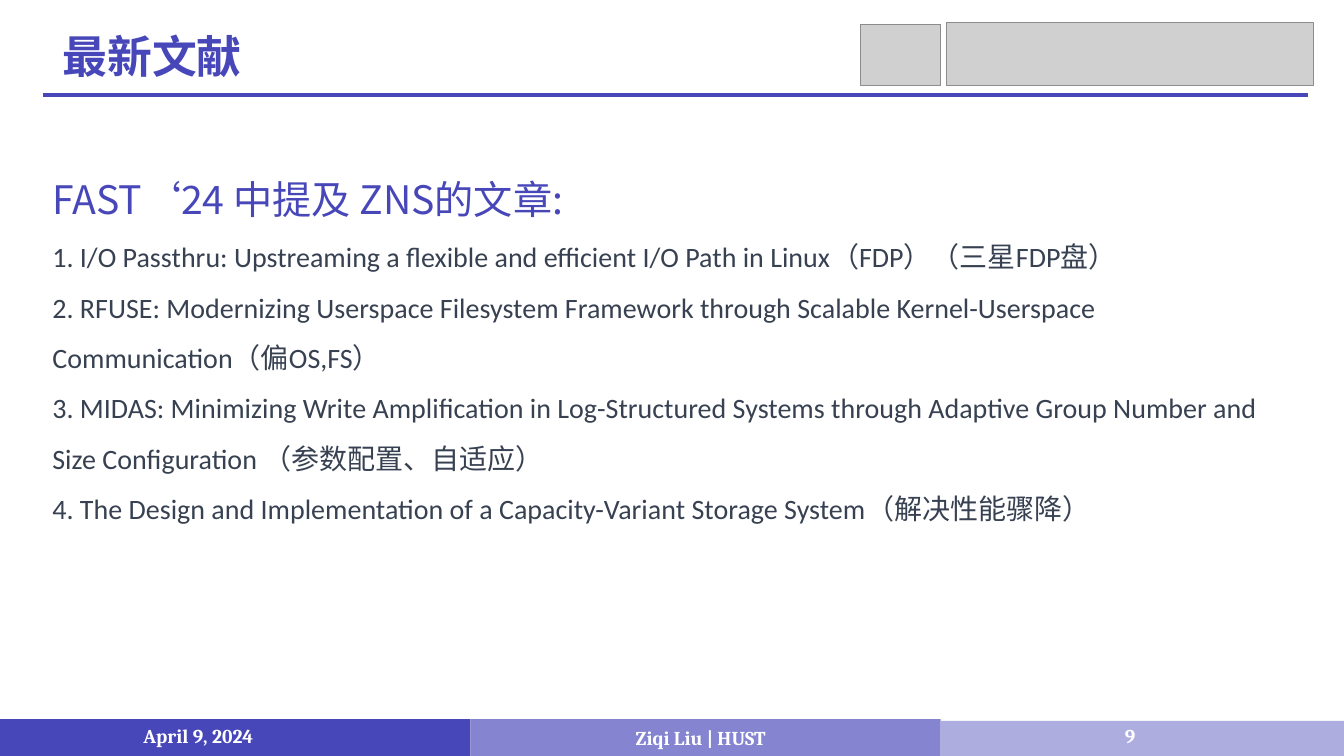
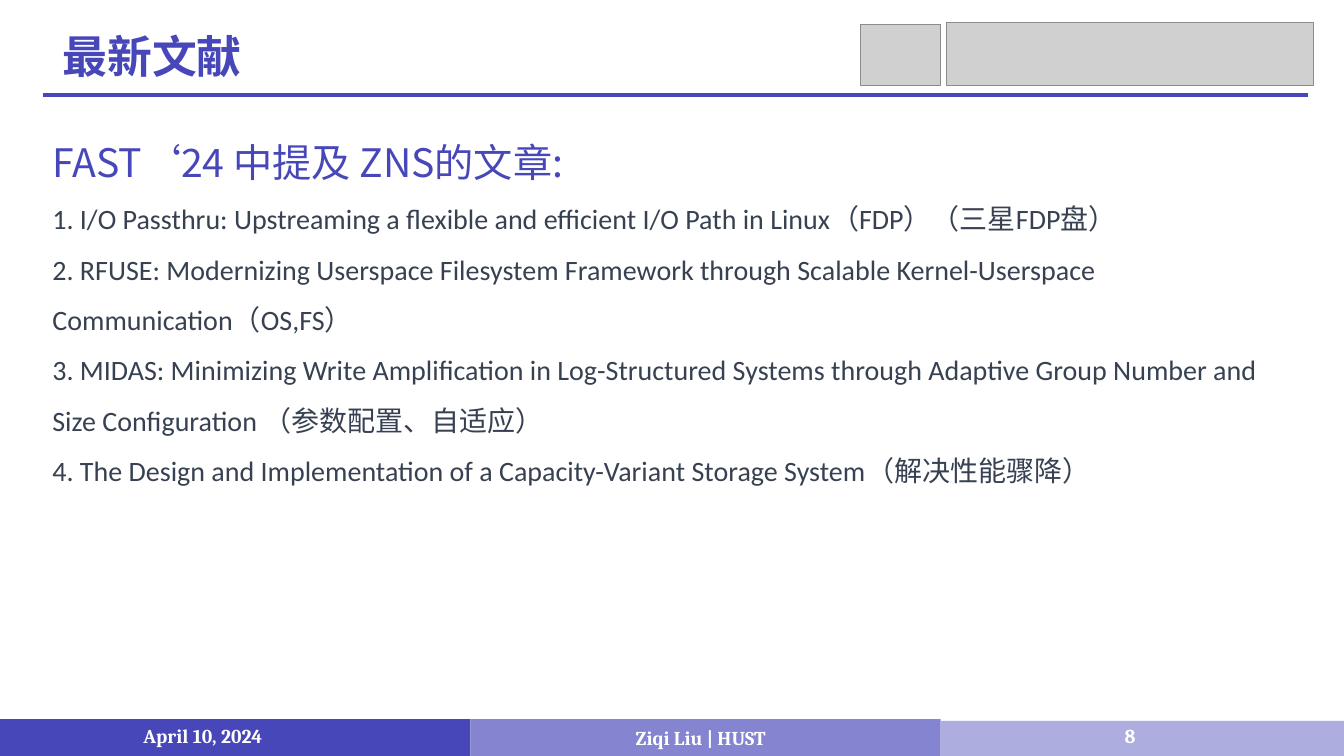
Before and after one commit to LiuziqiOvO/md, a slide deck: slide 8 of Paper/报告/6_4-10汇报.pptx (slide 9 before the commit). Drawn at 1344x756 pixels with LibreOffice and Linux fonts; fonts in the diff are those of the drawing; grey boxes stand for pictures. Boxes give left, top, right and bottom in pixels: in the first picture for what was removed or moved away, otherwise in the second. Text is boxed around its words. In the diff, an @@ line names an element or a change of style, - is before the commit and + after.

```diff
--- a/Paper/报告/6_4-10汇报.pptx
+++ b/Paper/报告/6_4-10汇报.pptx
@@ text "FAST‘24 中提及 ZNS的文章:": place and size @@
-text "FAST‘24 中提及 ZNS的文章:" at (52, 180, 1256, 524)
+text "FAST‘24 中提及 ZNS的文章:" at (52, 143, 1256, 486)
@@ text at (52, 260, 1096, 334): text changed @@
-2. RFUSE: Modernizing Userspace Filesystem Framework through Scalable Kernel-Userspace Communication（偏OS,FS）
+2. RFUSE: Modernizing Userspace Filesystem Framework through Scalable Kernel-Userspace Communication（OS,FS）
@@ text at (143, 729, 262, 747): text changed @@
-April 9, 2024
+April 10, 2024
@@ page number at (1125, 730, 1136, 743): text changed @@
-9
+8
```
Also in this commit, not shown: 14 other slides changed.
